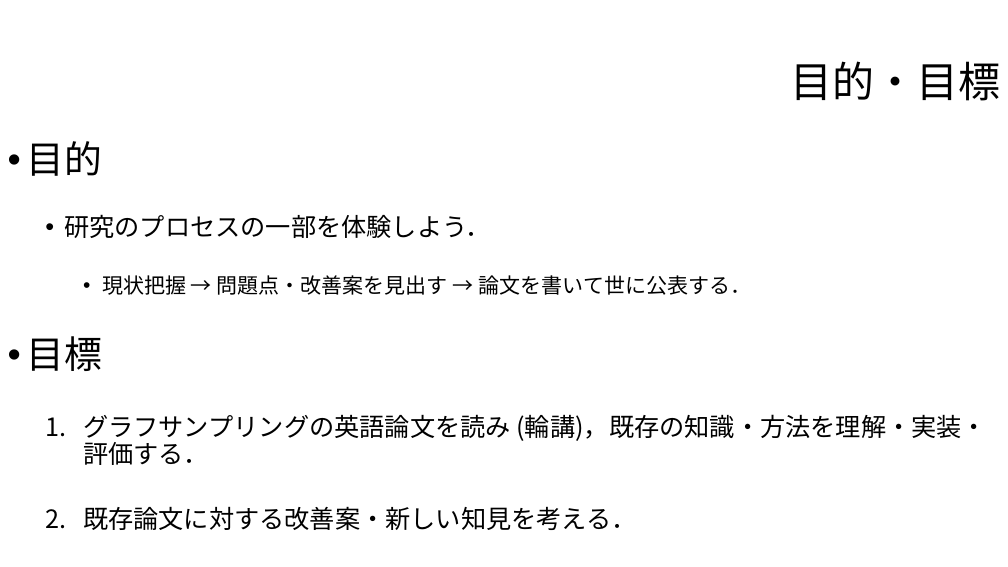
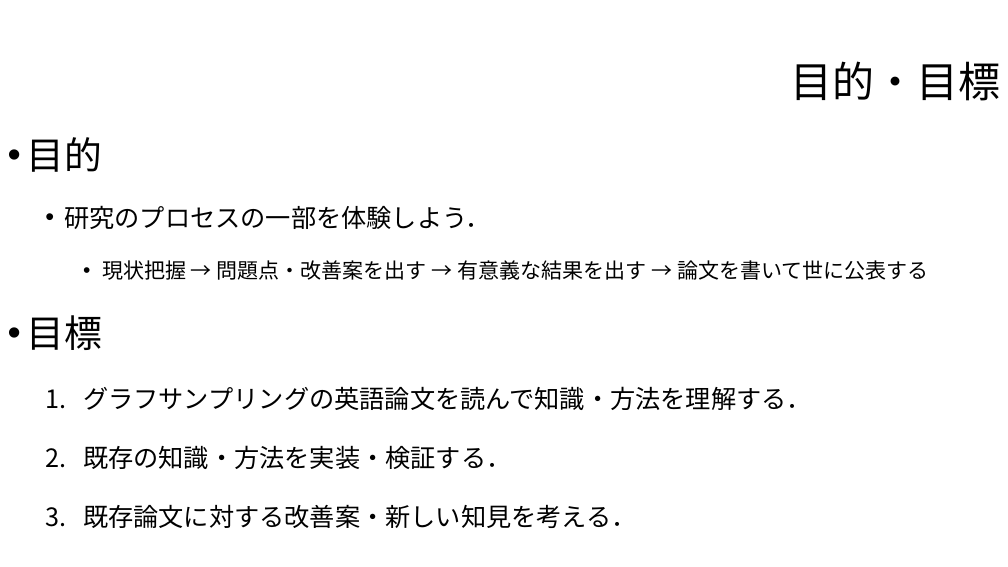
Before and after one commit to hiragaatsuya/trial_shudolab_2019, a slide deck: slide 3 of 第1回スライド.pptx. Drawn at 1008x567 pixels with LibreOffice and Linux fonts; fonts in the diff are those of the drawing; background and template pictures are left out. Boxes give left, top, right and bottom in pixels: in the first picture for what was removed or moved away, otherwise in the second. Text is boxed around its words. In the diff, an @@ line names an element or a change of style, - is before the commit and + after.

Commit message:
輪講担当決定

```diff
--- a/第1回スライド.pptx
+++ b/第1回スライド.pptx
@@ text at [26, 137, 637, 528]: line spacing 0.9 to 0.8 @@
@@ text at [102, 260, 929, 280]: text changed @@
-    • 現状把握 → 問題点・改善案を見出す → 論文を書いて世に公表する．
+    • 現状把握 → 問題点・改善案を出す → 有意義な結果を出す → 論文を書いて世に公表する
@@ text at [83, 386, 812, 469]: text changed @@
-  1. グラフサンプリングの英語論文を読み (輪講)，既存の知識・方法を理解・実装・評価する．
+  1. グラフサンプリングの英語論文を読んで知識・方法を理解する．
+  2. 既存の知識・方法を実装・検証する．
```
Also in this commit, not shown: 5 other slides changed, 2 other files.
